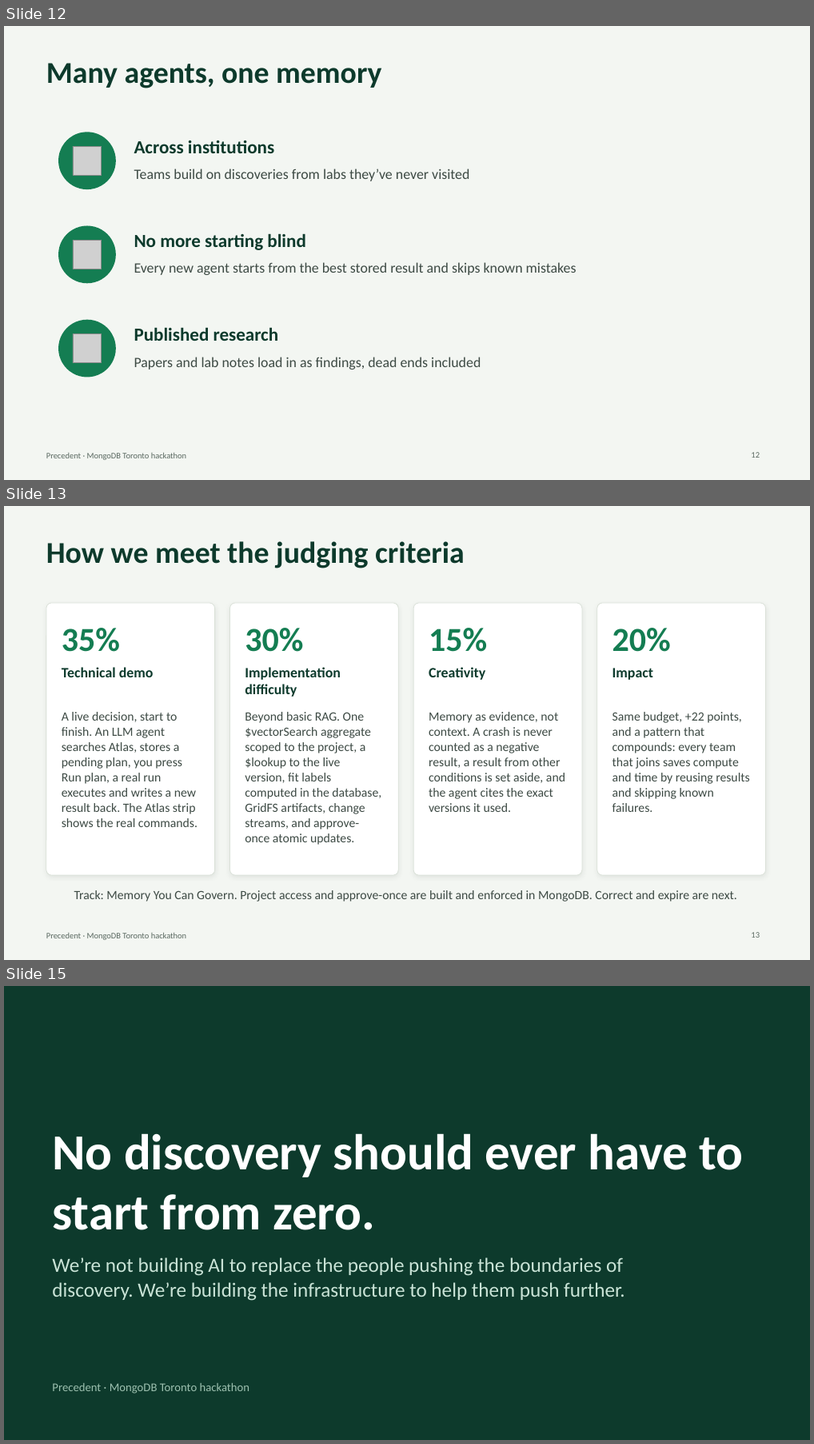
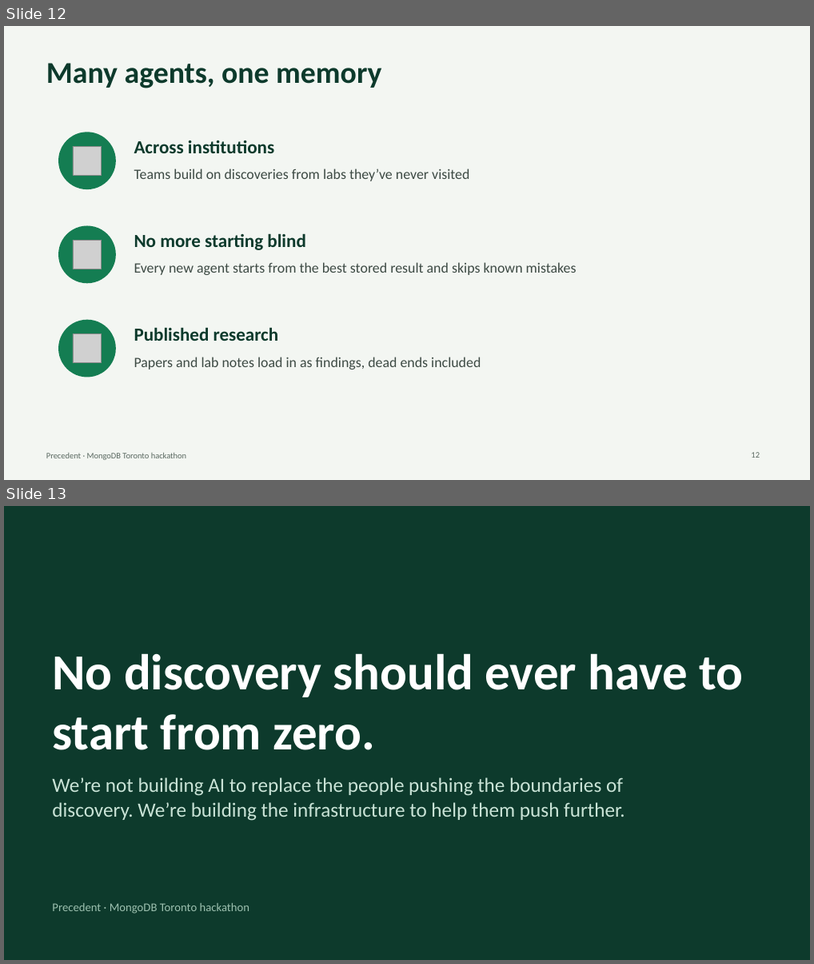
Before and after one commit to SalmaRoshdy-YG/Hackathon-project, a slide deck: docs/deck/precedent-deck.pptx. Shown one above the other, each under a label of ours: slides 12, 13 and 15 before the commit, slides 12 and 13 after it; the slides between them are not shown. The pictures are 814x1444 and 814x964 pixels, drawn with LibreOffice and Linux fonts; fonts in the diff are those of the drawing; grey boxes stand for pictures. Boxes give left, top, right and bottom in pixels: in the first picture for what was removed or moved away, otherwise in the second. Text is boxed around its words. In the diff, an @@ line names an element or a change of style, - is before the commit and + after.

```diff
--- a/docs/deck/precedent-deck.pptx
+++ b/docs/deck/precedent-deck.pptx
@@ slide 13 removed at <box>4,506,810,960</box>, background #F3F6F2; not listed: 1 template element that a slide beside it also shows @@
@@ title removed at <box>46,541,464,568</box> @@
-How we meet the judging criteria
@@ rounded rectangle removed at <box>46,603,215,875</box> @@
@@ rounded rectangle removed at <box>230,603,399,875</box> @@
@@ rounded rectangle removed at <box>414,603,583,875</box> @@
@@ rounded rectangle removed at <box>598,603,766,875</box> @@
@@ text removed at <box>62,628,120,652</box> @@
-35%
@@ text removed at <box>245,628,303,652</box> @@
-30%
@@ text removed at <box>429,628,487,652</box> @@
-15%
@@ text removed at <box>613,628,671,652</box> @@
-20%
@@ text removed at <box>62,667,154,677</box> @@
-Technical demo
@@ text removed at <box>245,667,341,696</box> @@
-Implementation difficulty
@@ text removed at <box>429,667,486,680</box> @@
-Creativity
@@ text removed at <box>613,668,654,680</box> @@
-Impact
@@ text removed at <box>62,712,198,827</box> @@
-A live decision, start to finish. An LLM agent searches Atlas, stores a pending plan, you press Run plan, a real run executes and writes a new result back. The Atlas strip shows the real commands.
@@ text removed at <box>245,712,382,844</box> @@
-Beyond basic RAG. One $vectorSearch aggregate scoped to the project, a $lookup to the live version, fit labels computed in the database, GridFS artifacts, change streams, and approve-once atomic updates.
@@ text removed at <box>429,712,566,812</box> @@
-Memory as evidence, not context. A crash is never counted as a negative result, a result from other conditions is set aside, and the agent cites the exact versions it used.
@@ text removed at <box>613,712,750,812</box> @@
-Same budget, +22 points, and a pattern that compounds: every team that joins saves compute and time by reusing results and skipping known failures.
@@ text removed at <box>74,890,738,901</box> @@
-Track: Memory You Can Govern. Project access and approve-once are built and enforced in MongoDB. Correct and expire are next.
@@ page number removed at <box>751,932,760,937</box> @@
-13
@@ what was slide 15 is now slide 13 @@
```
Also in this commit, not shown: 1 other slide removed.
